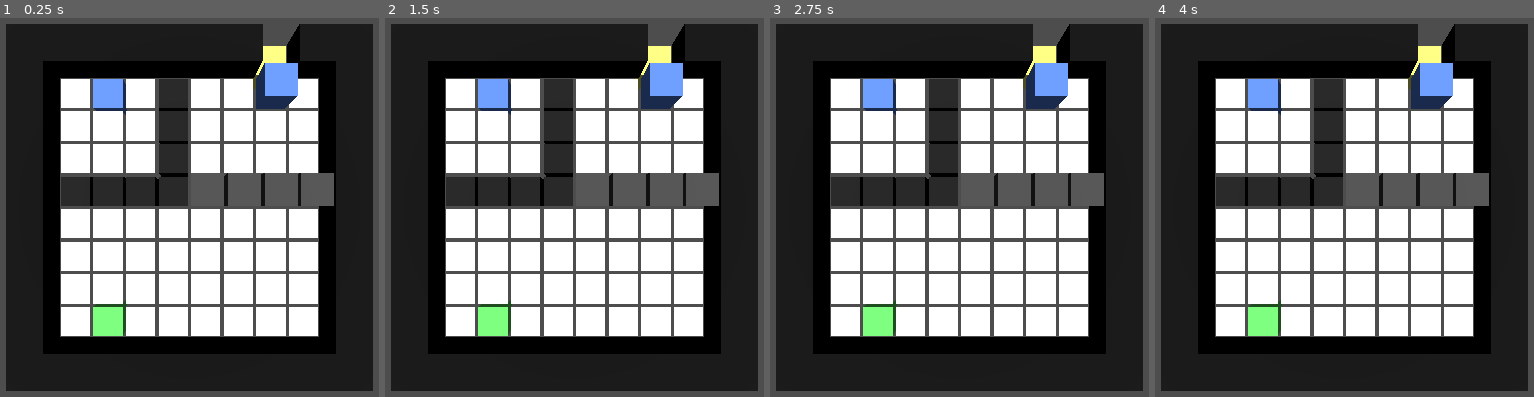
Above: before the commit, frames 1-4 (left to right).
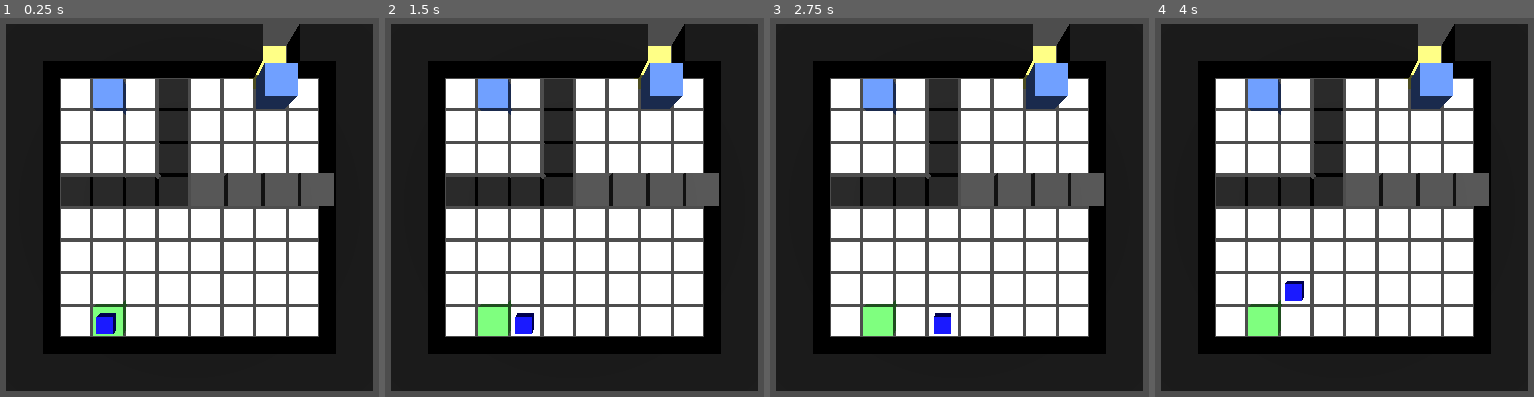
Above: after the commit, the same moments.

Repository: JaggerV20/reflectionsGameJam
Game: Godot game, scene res://Scenes/JTestScene.tscn
Same seed, same stepped clock (60 frames per second), same inputs: the game is played once before the commit and once after it.
Inputs:
- Up to frame 1 (0.25 s): no input
- Up to frame 2 (1.5 s): tap Enter at 0.5 s; hold Right (ui_right) 0.53-1.28 s; tap Space at 1.25 s; hold Down (ui_down) from 1.28 s (still down)
- Up to frame 3 (2.75 s): tap Enter at 2 s; release Down (ui_down) at 2.03 s; hold Right (ui_right) from 2.03 s (still down)
- Up to frame 4 (4 s): tap Space at 2.75 s; release Right (ui_right) at 2.78 s; hold Up (ui_up) 2.78-3.53 s; tap Enter at 3.5 s; hold Left (ui_left) from 3.53 s (still down)

The runs differ from the first frame. In frame 1, 0.3% of the frame differs, in the area x 25-31%, y 77-84%; in frame 2, 0.3%; in frame 3, 0.2%; in frame 4, 0.3%.

Commit message:
Added basic unit movement
Unit can now move around the screen. This will need to be changed once models are added for animations and positions, but the logic remains the same.
Add a gitIgnore for basicTileMeshLib after I finish with this branch.

Diff:
--- /dev/null
+++ b/Materials/BreakerUnitMat.tres
@@ -0,0 +1,4 @@
+[gd_resource type="StandardMaterial3D" format=3 uid="uid://c84evxjk5m2i6"]
+
+[resource]
+albedo_color = Color(1, 0, 0, 1)
--- /dev/null
+++ b/Materials/DefaultUnitMat.tres
@@ -0,0 +1,3 @@
+[gd_resource type="StandardMaterial3D" format=3 uid="uid://civnkl53t5pv8"]
+
+[resource]
--- /dev/null
+++ b/Materials/FillerUnitMat.tres
@@ -0,0 +1,4 @@
+[gd_resource type="StandardMaterial3D" format=3 uid="uid://bbj3dpnikmoe7"]
+
+[resource]
+albedo_color = Color(0, 0, 1, 1)
--- a/Scenes/JTestScene.tscn
+++ b/Scenes/JTestScene.tscn
@@ -1,7 +1,8 @@
-[gd_scene load_steps=4 format=3 uid="uid://cou8ye7xnb48g"]
+[gd_scene load_steps=5 format=3 uid="uid://cou8ye7xnb48g"]
 
 [ext_resource type="Script" path="res://Scripts/StageHandler.gd" id="1_chfiy"]
 [ext_resource type="MeshLibrary" uid="uid://b42rnkosadtr2" path="res://basicTileMeshLib.tres" id="1_luscp"]
+[ext_resource type="PackedScene" uid="uid://s4u2unp6exht" path="res://Scenes/Unit.tscn" id="3_5ybgk"]
 
 [sub_resource type="Environment" id="Environment_nudws"]
 
@@ -21,3 +22,7 @@
 
 [node name="DirectionalLight3D" type="DirectionalLight3D" parent="WorldEnvironment"]
 transform = Transform3D(1, 0, 0, 0, -4.37114e-08, 1, 0, -1, -4.37114e-08, 5, 10, 5)
+
+[node name="UnitHolder" type="Node3D" parent="."]
+
+[node name="tempUnit" parent="UnitHolder" instance=ExtResource("3_5ybgk")]
--- /dev/null
+++ b/Scenes/Unit.tscn
@@ -0,0 +1,15 @@
+[gd_scene load_steps=4 format=3 uid="uid://s4u2unp6exht"]
+
+[ext_resource type="Script" path="res://Scripts/Unit.gd" id="1_x0yru"]
+[ext_resource type="Material" uid="uid://bbj3dpnikmoe7" path="res://Materials/FillerUnitMat.tres" id="2_nmgpn"]
+
+[sub_resource type="BoxMesh" id="BoxMesh_njoxa"]
+material = ExtResource("2_nmgpn")
+size = Vector3(0.5, 0.5, 0.5)
+
+[node name="Unit" type="Node3D"]
+script = ExtResource("1_x0yru")
+
+[node name="MeshInstance3D" type="MeshInstance3D" parent="."]
+transform = Transform3D(1, 0, 0, 0, 1, 0, 0, 0, 1, 0, 0.55, 0)
+mesh = SubResource("BoxMesh_njoxa")
--- a/Scripts/StageHandler.gd
+++ b/Scripts/StageHandler.gd
@@ -1,6 +1,7 @@
 extends Node3D
 
 @onready var grid_map: GridMap = $GridMap
+@onready var unit_holder: Node3D = $UnitHolder
 
 var mapLength = 10
 var mapWidth = 10
@@ -29,6 +30,10 @@
 	"Unit" : null,
 	"Corpse" : null
 }
+#Possibly not necessary
+var unitsArray = []
+#Stage handler checks if the player input is valid. It will change the map if needed, then allow player movement
+signal authorizeInput
 
 # Called when the node enters the scene tree for the first time.
 func _ready() -> void:
@@ -90,7 +95,31 @@
 				stageMap[index] = defaultTileDict.duplicate()
 				stageMap[index]["Type"] = "Goal"
 		index += 1
+	var units = unit_holder.get_children()
+	unitsArray.resize(units.size())
+	var unitArrayIndex = 0
+	for unit in units:
+		unitsArray[unitArrayIndex] = unit
+		unit.mapWidth = mapWidth
+		unit.mapLength = mapLength
+		unit.unitIndex = startIndex
+		unit.nextIndex = startIndex
+		unit.zPos = (startIndex / mapWidth) + 0.5
+		unit.xPos = (startIndex % mapLength) + 0.5
+		unit.playerInput.connect(_on_player_input)
+		unit.reflect.connect(_on_player_reflect)
+		#Attach scripts once I write them
+
 
 # Called every frame. 'delta' is the elapsed time since the previous frame.
 func _process(delta: float) -> void:
 	pass
+
+func _on_player_input(unit : Node3D):
+	var wantedTile = stageMap[unit.nextIndex]
+	#Simple movement test
+	print(wantedTile["Walkable"])
+	authorizeInput.emit(wantedTile["Walkable"])
+
+func _on_player_reflect(unit : Node3D):
+	pass
--- /dev/null
+++ b/Scripts/Unit.gd
@@ -0,0 +1,55 @@
+class_name Unit extends Node3D
+
+@onready var stage_handler: Node3D = $"../.."
+
+#To be set when unit is generated
+var mapLength = 10
+var mapWidth = 10
+
+var xPos = 0
+var zPos = 0
+var unitIndex = 0
+var nextIndex = 0 #Safety. Find the next index, check if it's legal
+var turnCount = 12
+var canReflect = true
+var isAlive = true
+
+#"Propose" movement to the stage handler. Send unit identifier. Stage handler will check if nextIndex is valid
+signal playerInput
+signal reflect
+
+# Called when the node enters the scene tree for the first time.
+func _ready() -> void:
+	stage_handler.authorizeInput.connect(_on_stage_response)
+	global_position.y = 0.55
+	pass #Not needed. Stage should handle this
+
+
+# Called every frame. 'delta' is the elapsed time since the previous frame.
+func _process(delta: float) -> void:
+	if(isAlive):
+		global_position.x = xPos
+		global_position.z = zPos
+		if(Input.is_action_just_pressed("ui_up")):
+			print("up")
+			nextIndex -= mapWidth
+		elif(Input.is_action_just_pressed("ui_down")):
+			print("down")
+			nextIndex += mapWidth
+		elif(Input.is_action_just_pressed("ui_left")):
+			print("left")
+			nextIndex -= 1
+		elif(Input.is_action_just_pressed("ui_right")):
+			print("right")
+			nextIndex += 1
+		if(nextIndex != unitIndex):
+			playerInput.emit(self)
+
+
+func _on_stage_response(allowed : bool):
+	if(allowed):
+		unitIndex = nextIndex
+		zPos = (unitIndex / mapWidth) + 0.5
+		xPos = (unitIndex % mapLength) + 0.5
+	else:
+		nextIndex = unitIndex
